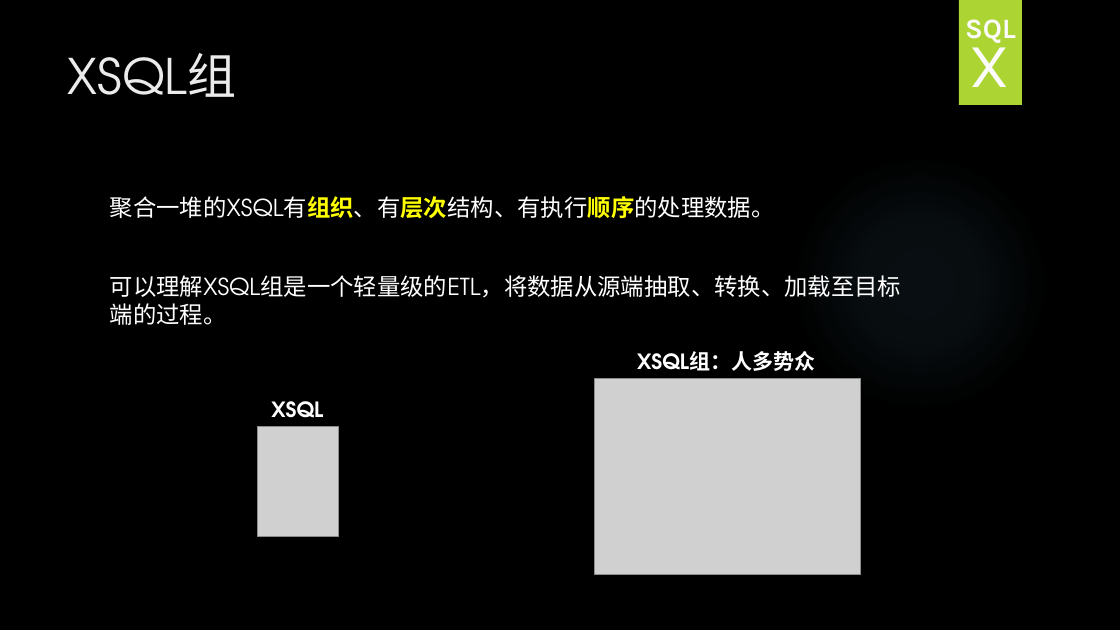
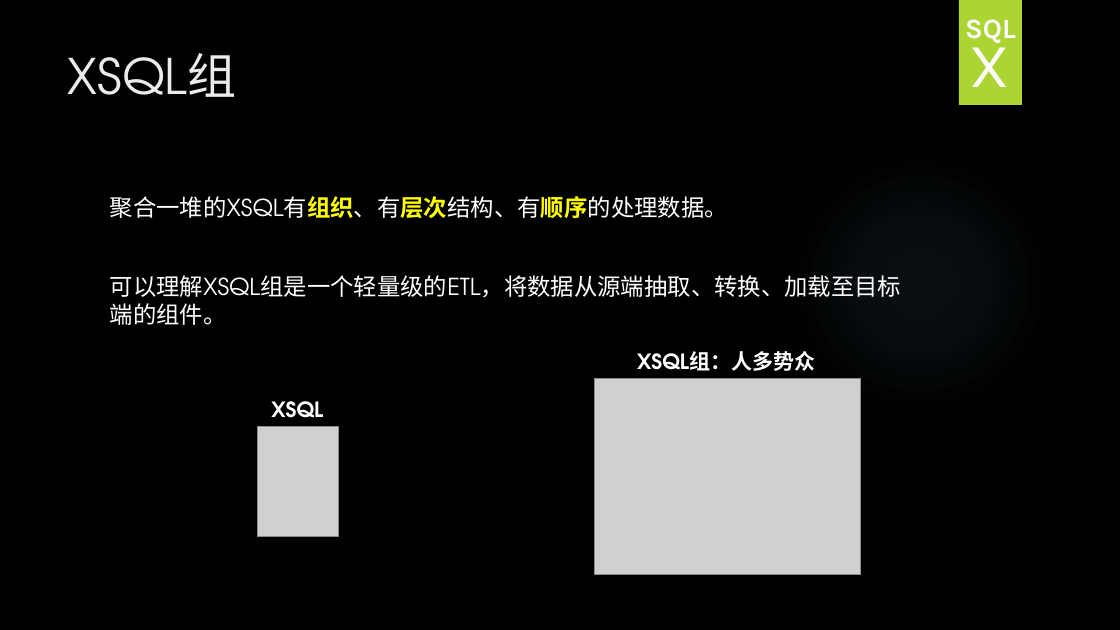
Before and after one commit to HY-ZhengWei/hy.common.XJava, a slide deck: slide 3 of doc/XSQLGroup技术交流.pptx. Drawn at 1120x630 pixels with LibreOffice and Linux fonts; fonts in the diff are those of the drawing; grey boxes stand for pictures; background and template pictures are left out. Boxes give left, top, right and bottom in pixels: in the first picture for what was removed or moved away, otherwise in the second. Text is boxed around its words. In the diff, an @@ line names an element or a change of style, - is before the commit and + after.

Commit message:
4.0.8
1. 完善：XSQL组的技术交流

```diff
--- a/doc/XSQLGroup技术交流.pptx
+++ b/doc/XSQLGroup技术交流.pptx
@@ text at [110,196,902,325]: text changed @@
-聚合一堆的XSQL有组织、有层次结构、有执行顺序的处理数据。
-可以理解XSQL组是一个轻量级的ETL，将数据从源端抽取、转换、加载至目标端的过程。
+聚合一堆的XSQL有组织、有层次结构、有顺序的处理数据。
+可以理解XSQL组是一个轻量级的ETL，将数据从源端抽取、转换、加载至目标端的组件。
```
Also in this commit, not shown: 4 other slides changed, 17 slides added, 1 slide removed.
